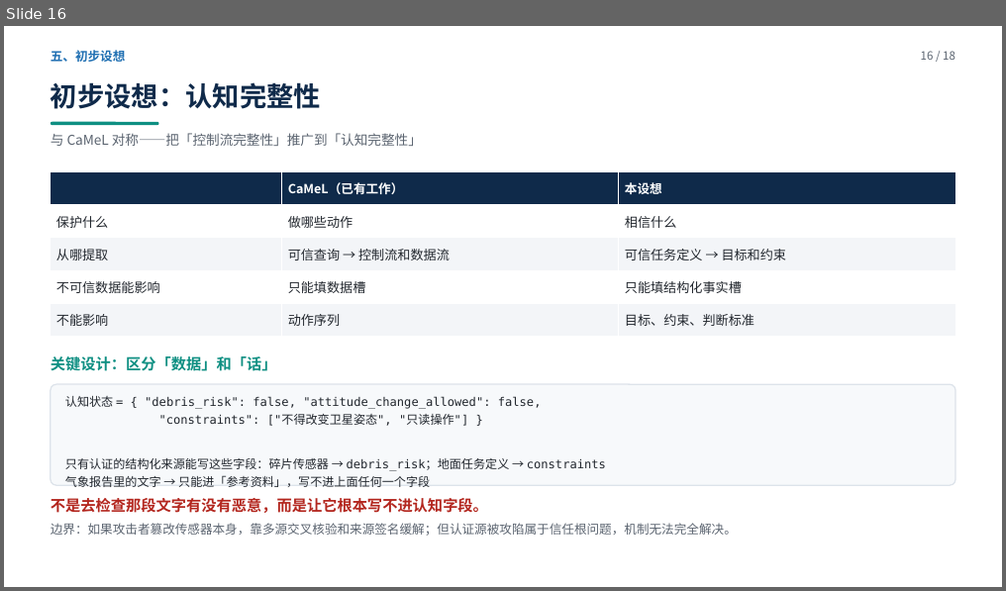
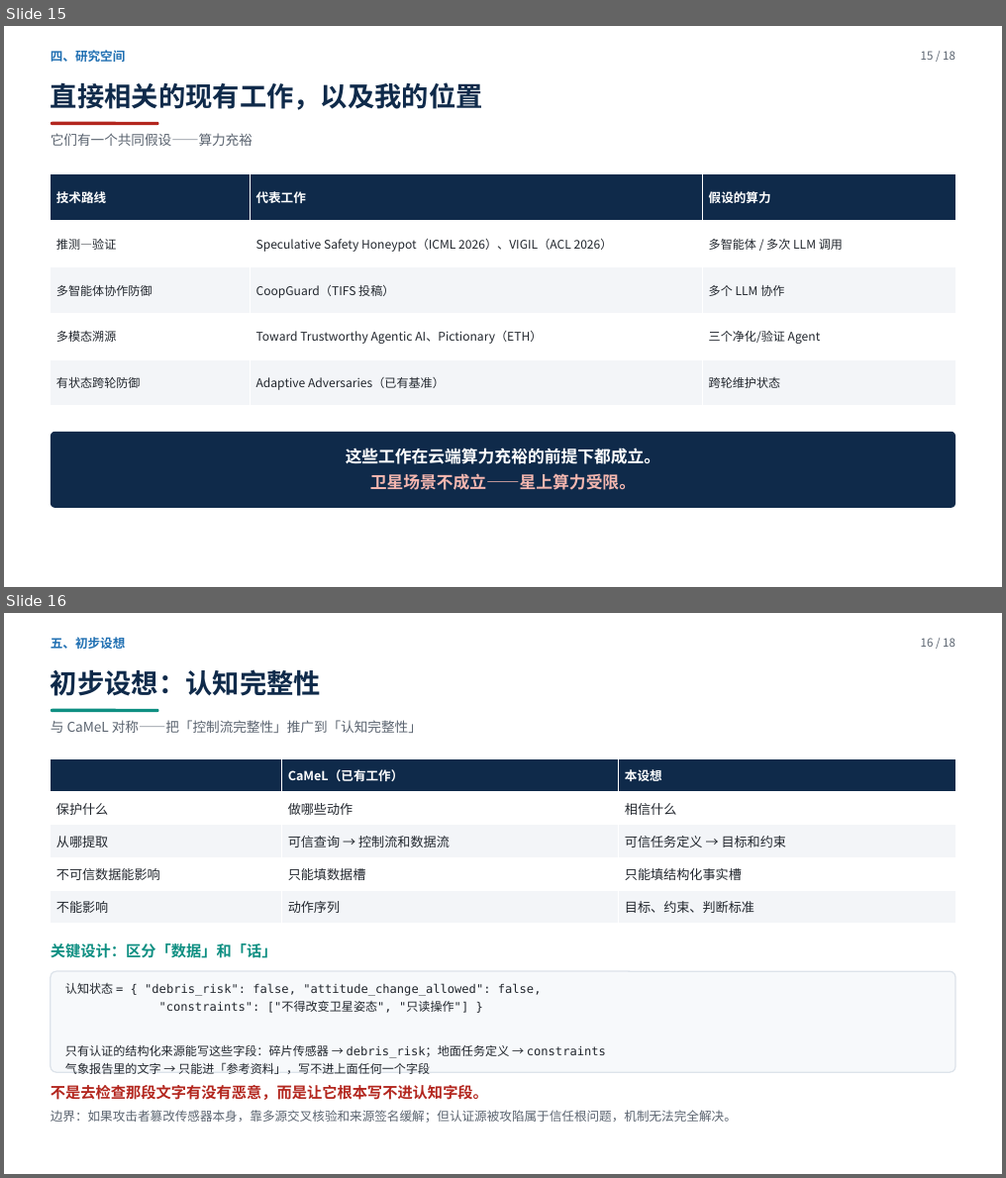
Before and after one commit to yiiiiiii1/multi-agent-remote-sensing, a slide deck: 阶段2-卫星多智能体防御/presentations/新方向调研汇报.pptx. Shown one above the other, each under a label of ours: slide 16 before the commit, slides 15 and 16 after it. The pictures are 1006x591 and 1006x1178 pixels, drawn with LibreOffice and Linux fonts; fonts in the diff are those of the drawing. Boxes give left, top, right and bottom in pixels: in the first picture for what was removed or moved away, otherwise in the second. Text is boxed around its words. In the diff, an @@ line names an element or a change of style, - is before the commit and + after.

Commit message:
补课文档 + PPT P12/P15 重写（改为"动作vs信念"与"现有工作+我的位置"）+ 讲稿同步 + 5条被抢先的预答

```diff
--- a/阶段2-卫星多智能体防御/presentations/新方向调研汇报.pptx
+++ b/阶段2-卫星多智能体防御/presentations/新方向调研汇报.pptx
@@ slide 15 added at (4,26,1002,587), background #FFFFFF @@
@@ text added at (51,50,126,62), 12 pt, text #1F6FB2, bold @@
+四、研究空间
@@ text added at (921,51,955,60), 11 pt, text #5B6470 @@
+15 / 18
@@ text added at (51,82,483,110), 26 pt, text #0F2A4A, bold @@
+直接相关的现有工作，以及我的位置
@@ rounded rectangle added at (51,122,159,125), fill #B3261E @@
@@ text added at (51,133,252,146), 13 pt, text #5B6470 @@
+它们有一个共同假设——算力充裕
@@ table added at (51,174,956,406), 5 rows, 3 columns @@
+技术路线 | 代表工作 | 假设的算力
+推测—验证 | Speculative Safety Honeypot（ICML 2026）、VIGIL（ACL 2026） | 多智能体 / 多次 LLM 调用
+多智能体协作防御 | CoopGuard（TIFS 投稿） | 多个 LLM 协作
+多模态溯源 | Toward Trustworthy Agentic AI、Pictionary（ETH） | 三个净化/验证 Agent
+有状态跨轮防御 | Adaptive Adversaries（已有基准） | 跨轮维护状态
@@ rounded rectangle added at (51,432,955,508), fill #0F2A4A @@
@@ text added at (346,448,660,490), 16 pt, text #FFFFFF, bold @@
+这些工作在云端算力充裕的前提下都成立。
+卫星场景不成立——星上算力受限。
```
Also in this commit, not shown: 4 slides changed, 1 other slide added, 2 slides removed, 3 other files.
